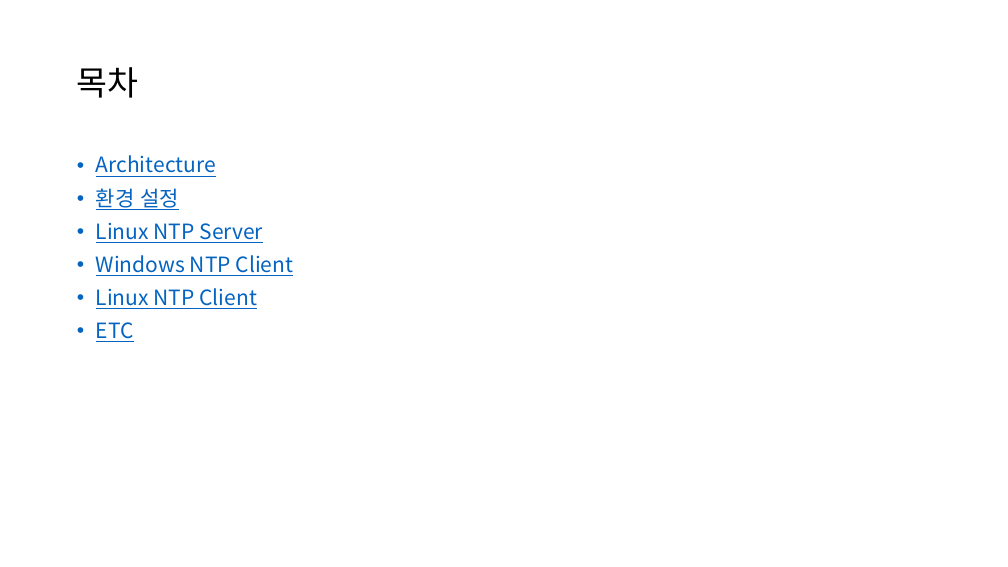
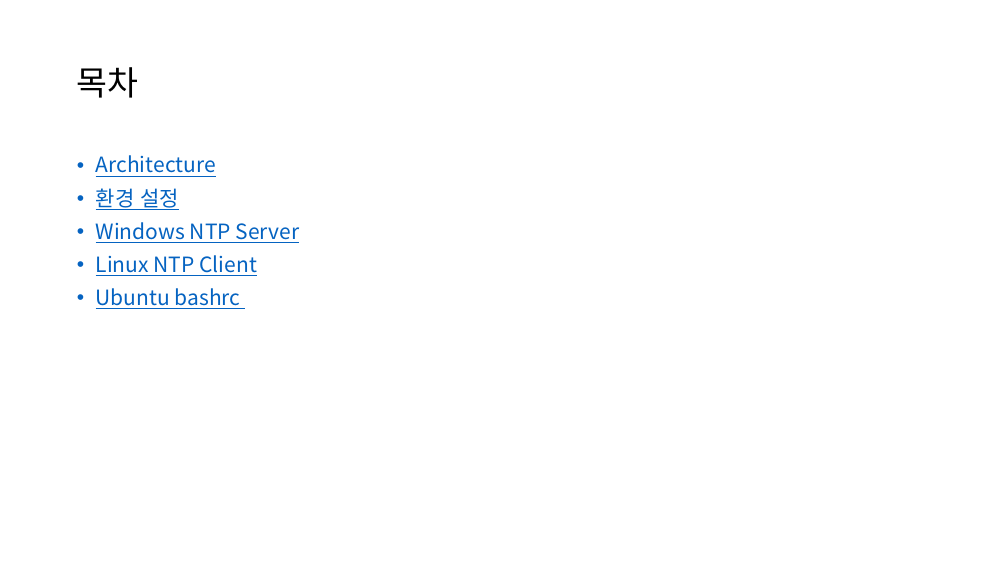
Before and after one commit to UnstructuredWork/udp_server, a slide deck: slide 2 of doc/time_synchronization.pptx. Drawn at 1008x567 pixels with LibreOffice and Linux fonts; fonts in the diff are those of the drawing. Boxes give left, top, right and bottom in pixels: in the first picture for what was removed or moved away, otherwise in the second. Text is boxed around its words. In the diff, an @@ line names an element or a change of style, - is before the commit and + after.

```diff
--- a/doc/time_synchronization.pptx
+++ b/doc/time_synchronization.pptx
@@ text at [96,222,300,243]: text changed @@
-• Linux NTP Server
-• Windows NTP Client
+• Windows NTP Server
@@ text at [96,288,241,309]: text changed @@
-• ETC
+• Ubuntu bashrc
```
Also in this commit, not shown: 4 other slides changed, 7 slides added, 6 slides removed, 1 other file.
